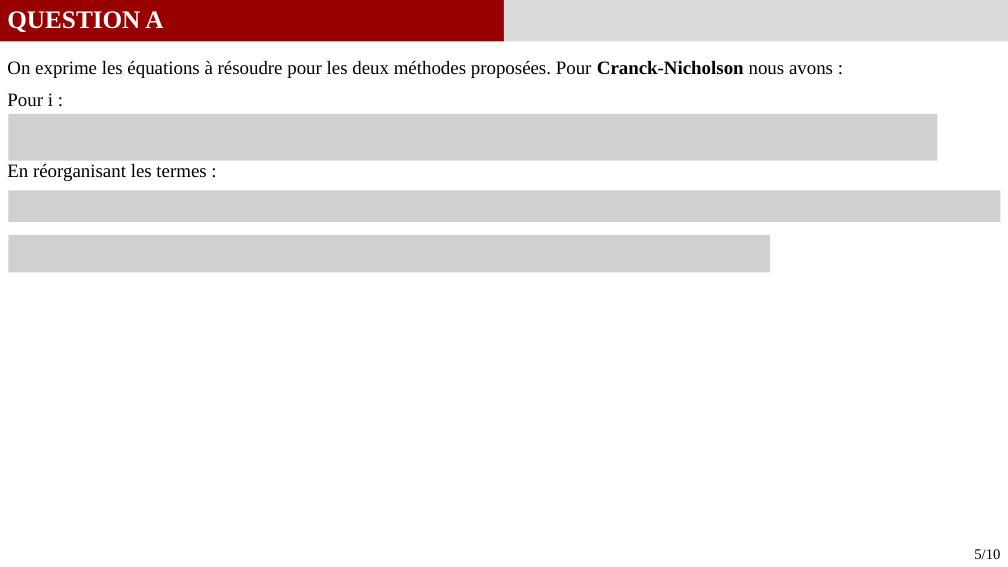
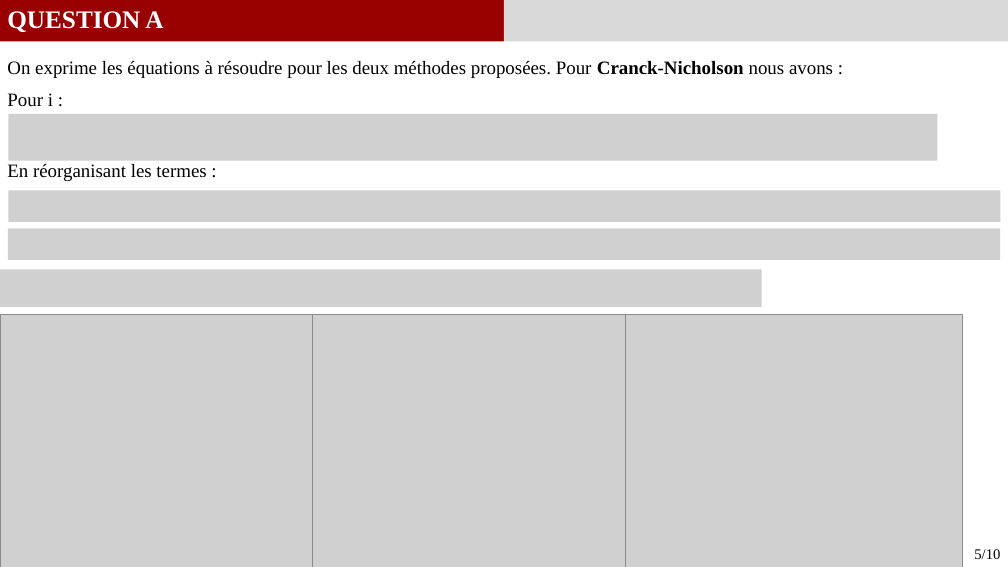
Before and after one commit to GauthierBRUNEL/MEC8211_devoir_2, a slide deck: slide 5 of doc/Rapport_Devoir2.pptx. Drawn at 1008x567 pixels with LibreOffice and Linux fonts; fonts in the diff are those of the drawing; grey boxes stand for pictures. Boxes give left, top, right and bottom in pixels: in the first picture for what was removed or moved away, otherwise in the second. Text is boxed around its words. In the diff, an @@ line names an element or a change of style, - is before the commit and + after.

```diff
--- a/doc/Rapport_Devoir2.pptx
+++ b/doc/Rapport_Devoir2.pptx
@@ picture removed at <box>8,235,771,273</box> @@
@@ picture added at <box>8,228,1000,260</box> @@
@@ picture added at <box>0,269,762,307</box> @@
@@ picture added at <box>0,315,337,567</box> @@
@@ picture added at <box>313,315,650,567</box> @@
@@ picture added at <box>625,315,963,567</box> @@
```
Also in this commit, not shown: 3 other slides changed, 8 other files.
